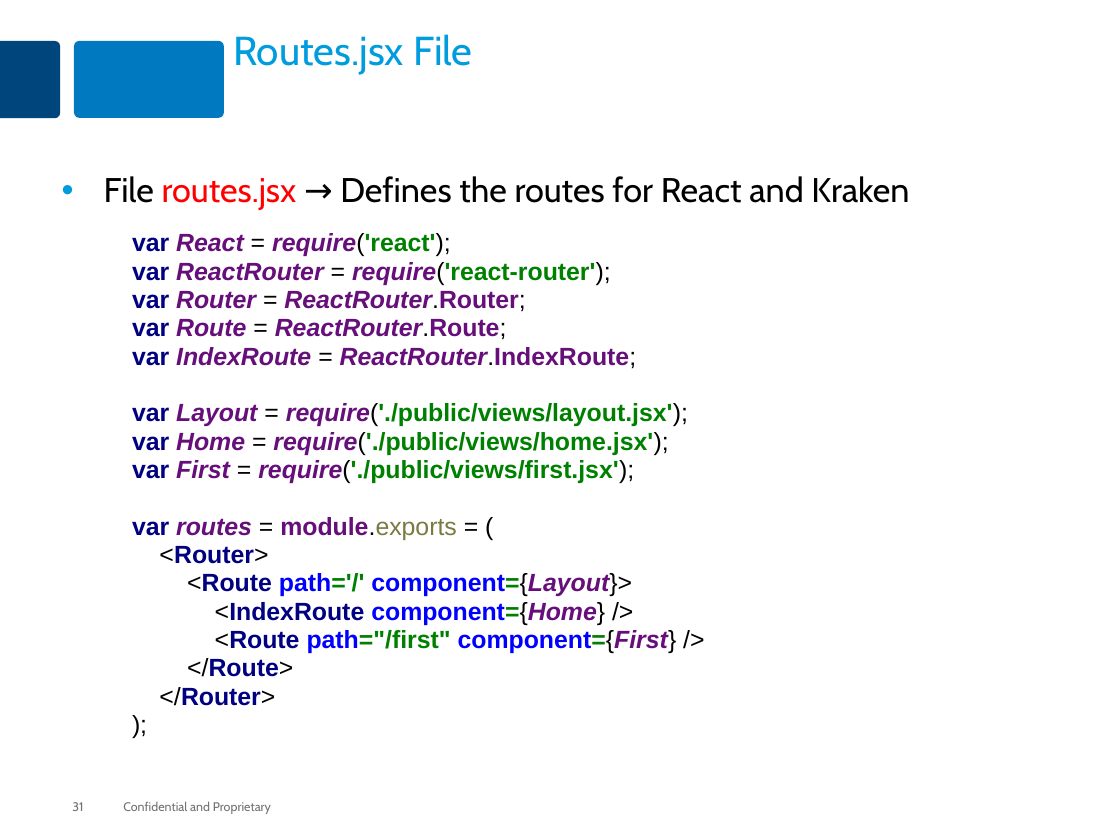
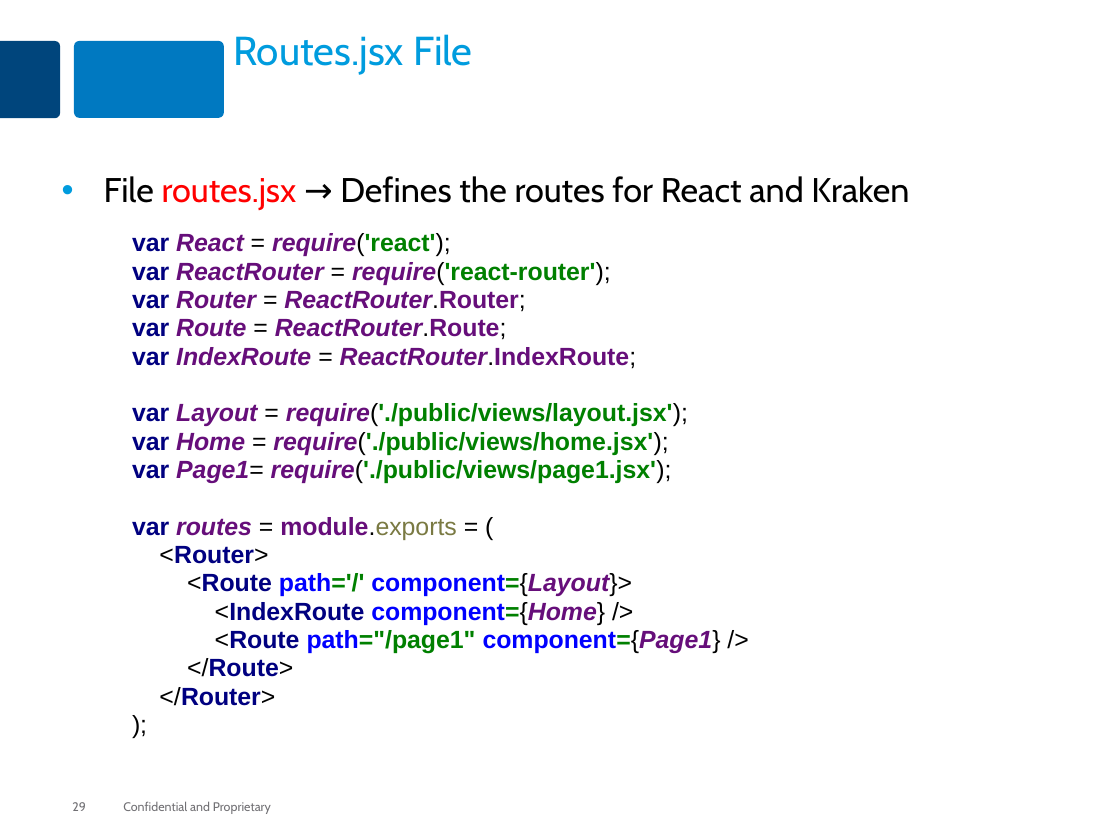
Before and after one commit to MaxMillington/nodePractice, a slide deck: slide 29 of node/lesson-84-react/react-kraken.pptx (slide 31 before the commit). Drawn at 1120x840 pixels with LibreOffice and Linux fonts; fonts in the diff are those of the drawing. Boxes give left, top, right and bottom in pixels: in the first picture for what was removed or moved away, otherwise in the second. Text is boxed around its words. In the diff, an @@ line names an element or a change of style, - is before the commit and + after.

```diff
--- a/node/lesson-84-react/react-kraken.pptx
+++ b/node/lesson-84-react/react-kraken.pptx
@@ text at (132, 233, 721, 706): text changed @@
-    var React = require('react');
-    var ReactRouter = require('react-router');
-    var Router = ReactRouter.Router;
-    var Route = ReactRouter.Route;
-    var IndexRoute = ReactRouter.IndexRoute;
-    var Layout = require('./public/views/layout.jsx');
-    var Home = require('./public/views/home.jsx');
-    var First = require('./public/views/first.jsx');
-    var routes = module.exports = (
-    <Router>
-    <Route path='/' component={Layout}>
-    <IndexRoute component={Home} />
-    <Route path="/first" component={First} />
-    </Route>
-    </Router>
-    );
+    var React = require('react');
+    var ReactRouter = require('react-router');
+    var Router = ReactRouter.Router;
+    var Route = ReactRouter.Route;
+    var IndexRoute = ReactRouter.IndexRoute;
+    var Layout = require('./public/views/layout.jsx');
+    var Home = require('./public/views/home.jsx');
+    var Page1= require('./public/views/page1.jsx');
+    var routes = module.exports = (
+    <Router>
+    <Route path='/' component={Layout}>
+    <IndexRoute component={Home} />
+    <Route path="/page1" component={Page1} />
+    </Route>
+    </Router>
+    );
@@ page number at (72, 802, 86, 811): text changed @@
-31
+29
```
Also in this commit, not shown: 8 other slides changed, 2 slides removed, 43 other files.
